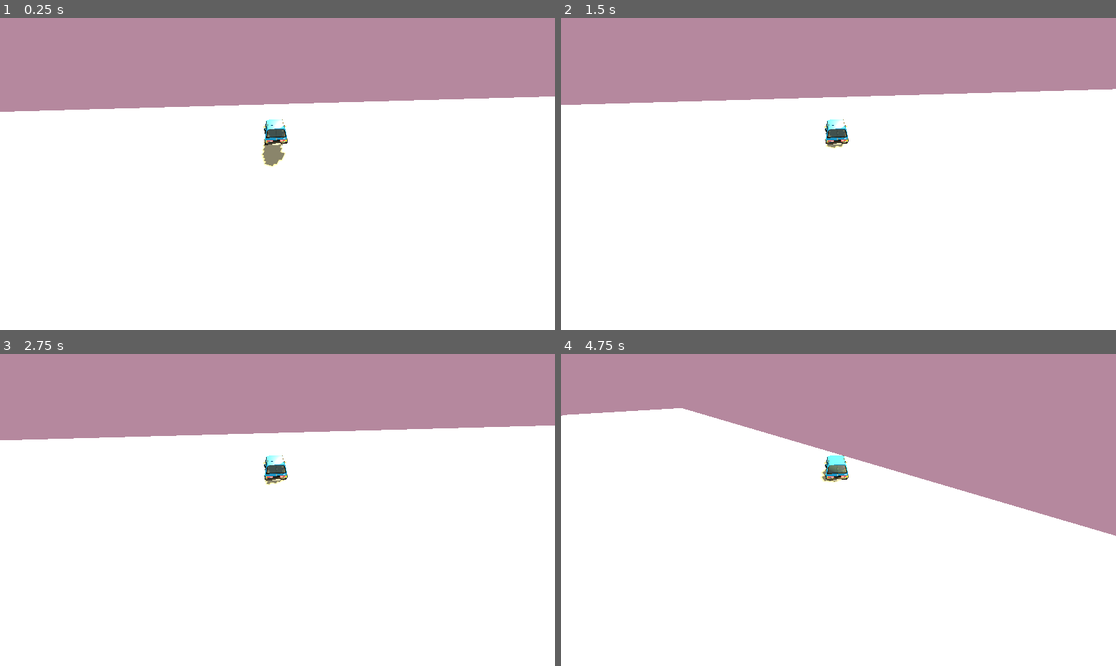
Above: before the commit, frames 1-4 (two rows, left to right).
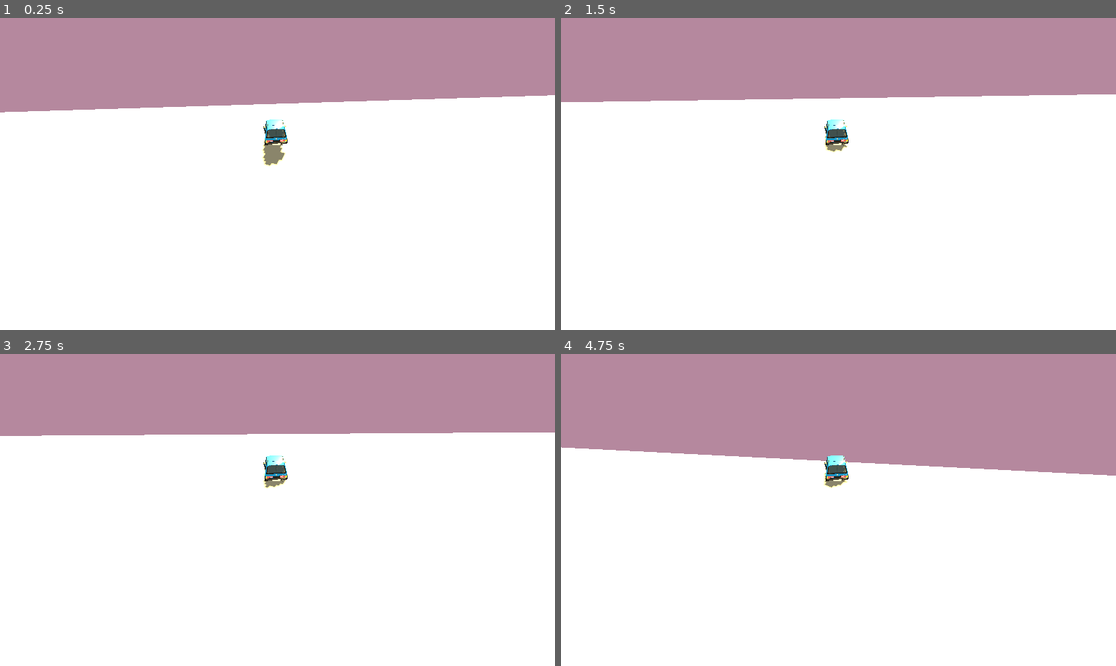
Above: after the commit, the same moments.

Repository: pstaykov/CarInTheEQ
Game: Godot game, scene res://main.tscn
Two runs of this game, one before a commit and one after it. Both use one fixed random seed, a clock stepped at 60 frames per second and the inputs below.
Inputs:
- Up to frame 1 (0.25 s): no input
- Up to frame 2 (1.5 s): hold D (turn_right) 0.53-1.28 s; tap Enter at 1.25 s; hold S (brake) from 1.28 s (still down)
- Up to frame 3 (2.75 s): release S (brake) at 2.03 s; hold D (turn_right) from 2.03 s (still down)
- Up to frame 4 (4.75 s): tap Space at 2.75 s; release D (turn_right) at 2.78 s; hold W (accelerate) 2.78-3.53 s; hold A (turn_left) from 3.53 s (still down)

The runs differ from the first frame. In frame 1, 0.2% of the frame differs, in the area x 0-100%, y 24-48%; in frame 2, 0.8%; in frame 3, 1.1%; in frame 4, 9.6%, in the area x 0-100%, y 17-59%.

Commit message:
Transformed car collision shape to fix the flip-bug

Diff:
--- a/main.tscn
+++ b/main.tscn
@@ -46,7 +46,7 @@
 script = ExtResource("1_ig7tw")
 
 [node name="CollisionShape3D" type="CollisionShape3D" parent="VehicleBody3D"]
-transform = Transform3D(0.9, 0, 0, 0, 0.3, 0, 0, 0, 1.8, -0.00800627, 0.466482, 0.00839811)
+transform = Transform3D(1.31, 0, 0, 0, 0.437, 0, 0, 0, 2.62, -0.490709, 0.500106, 0.360375)
 shape = SubResource("BoxShape3D_1bvp3")
 
 [node name="WheelFL" type="VehicleWheel3D" parent="VehicleBody3D"]
@@ -74,3 +74,4 @@
 fov = 114.305
 
 [node name="Sketchfab_Scene" parent="VehicleBody3D" instance=ExtResource("2_0xm2m")]
+transform = Transform3D(1, 0, 0, 0, 1, 0, 0, 0, 1, 5.96046e-08, -0.00948644, 0.00787032)
